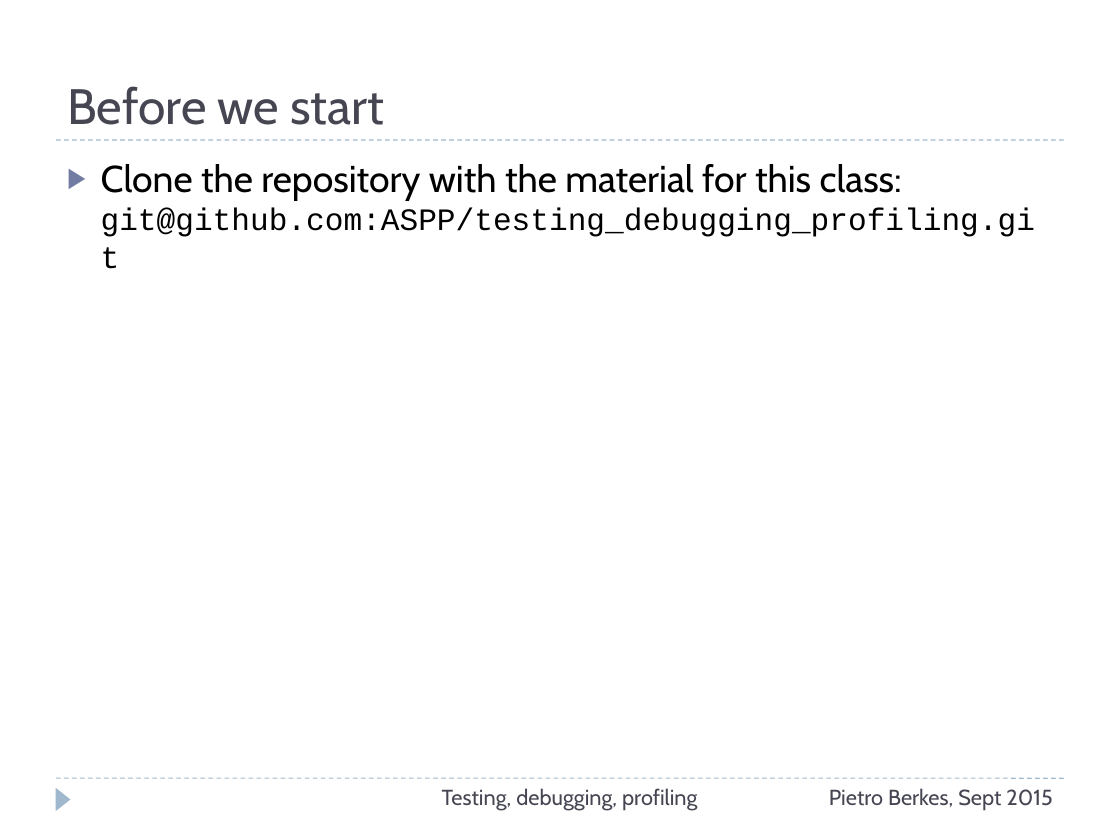
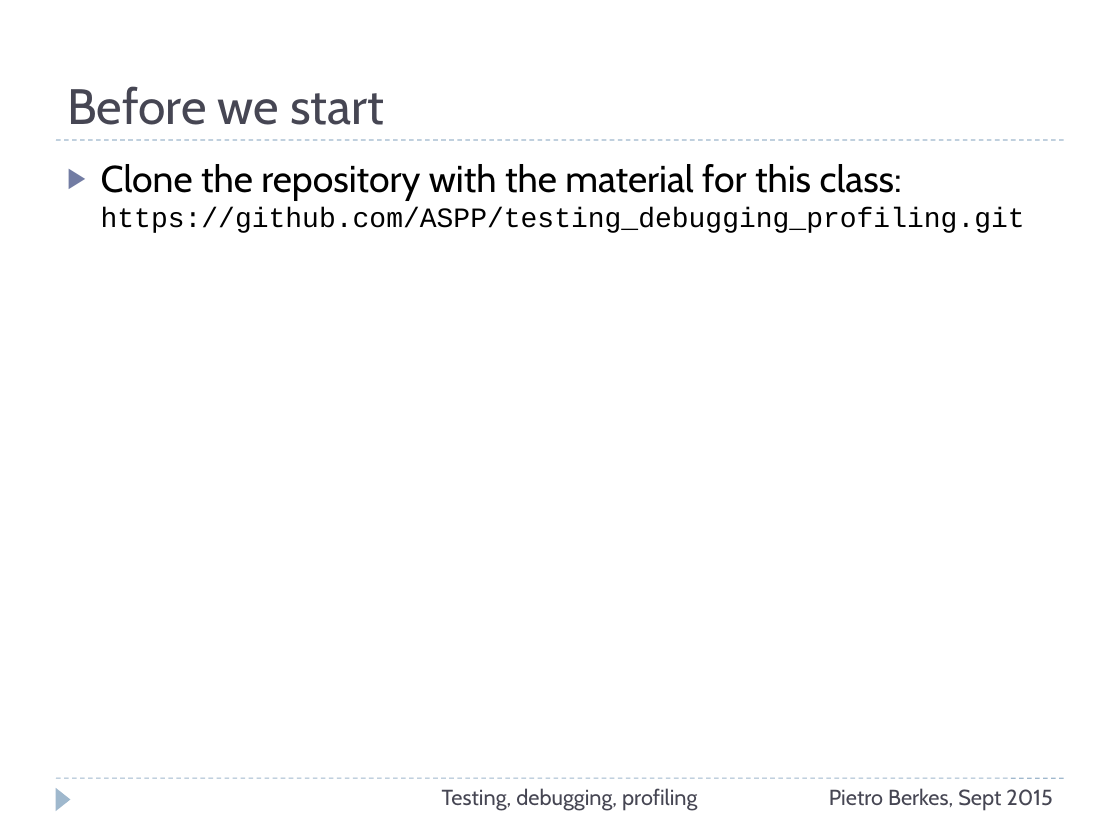
Before and after one commit to ASPP/testing_debugging_profiling, a slide deck: slide 3 of testing-debugging-profiling.pptx. Drawn at 1120x840 pixels with LibreOffice and Linux fonts; fonts in the diff are those of the drawing. Boxes give left, top, right and bottom in pixels: in the first picture for what was removed or moved away, otherwise in the second. Text is boxed around its words. In the diff, an @@ line names an element or a change of style, - is before the commit and + after.

Commit message:
Minor fixes of typos found during class.

```diff
--- a/testing-debugging-profiling.pptx
+++ b/testing-debugging-profiling.pptx
@@ text at bbox=[101, 164, 1025, 233]: text changed; size 20 to 18 pt @@
-▶ Clone the repository with the material for this class:
-  git@github.com:ASPP/testing_debugging_profiling.git
+▶ Clone the repository with the material for this class:
+  https://github.com/ASPP/testing_debugging_profiling.git
```
Also in this commit, not shown: 4 other slides changed, 1 other file.
